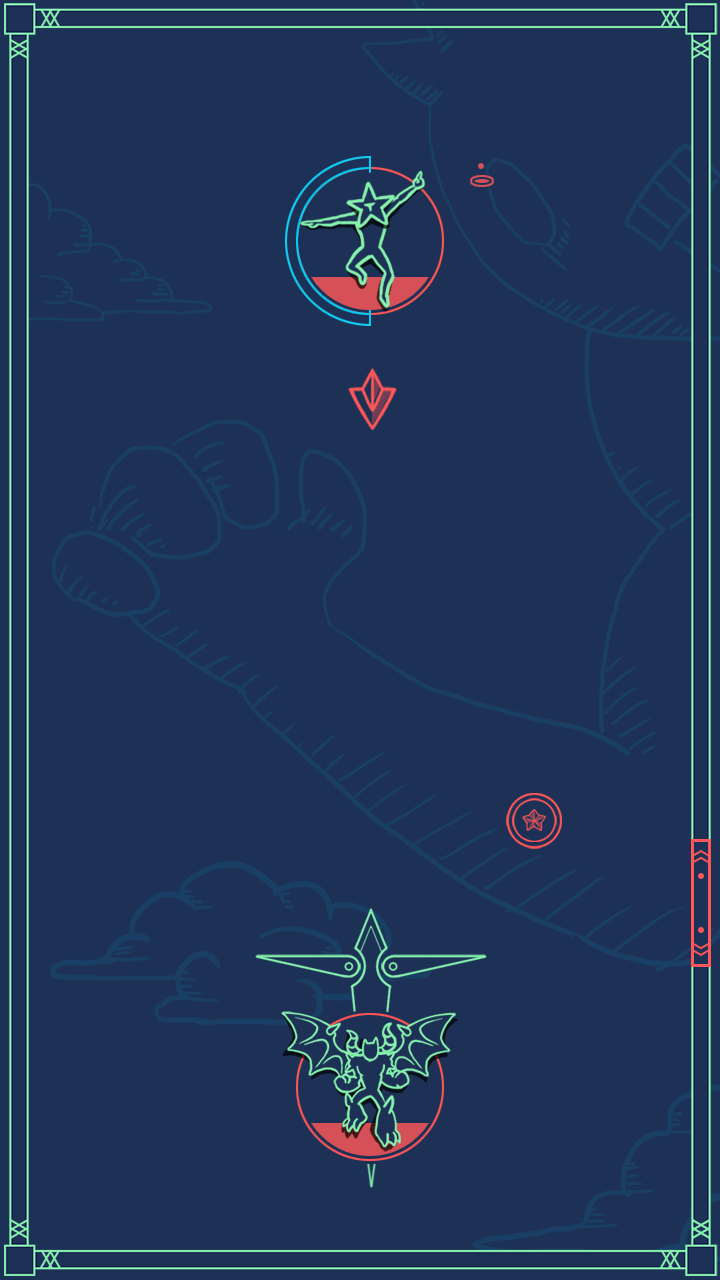
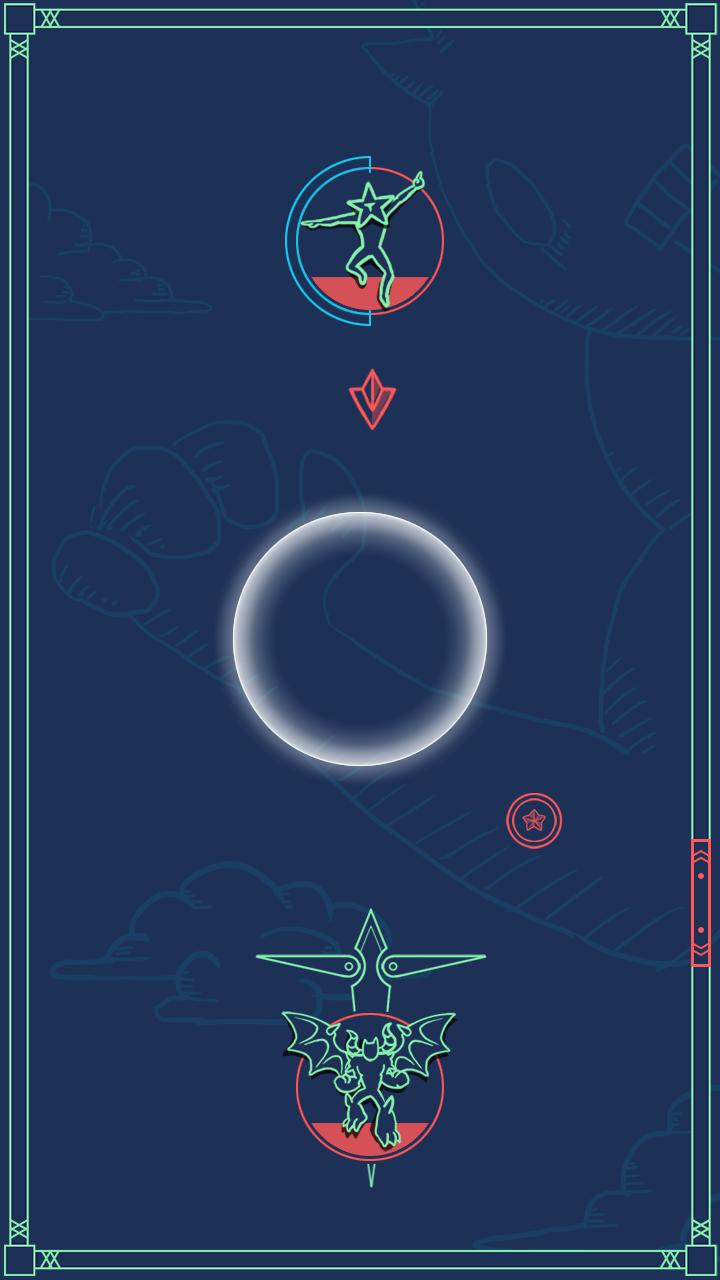
Layered file, before and after one edit (w=720, h=1280). Changes by layer:
added layer "圖層 53" above "圖層 52" over [233, 512, 487, 766]
added layer "圖層 52" above "圖層 51" over [233, 512, 487, 766]
hid group "擊中血球碎裂特效" (1 layers) over [478, 163, 484, 169]
hid group "擊中血球特效" (14 layers) over [470, 163, 494, 187]
